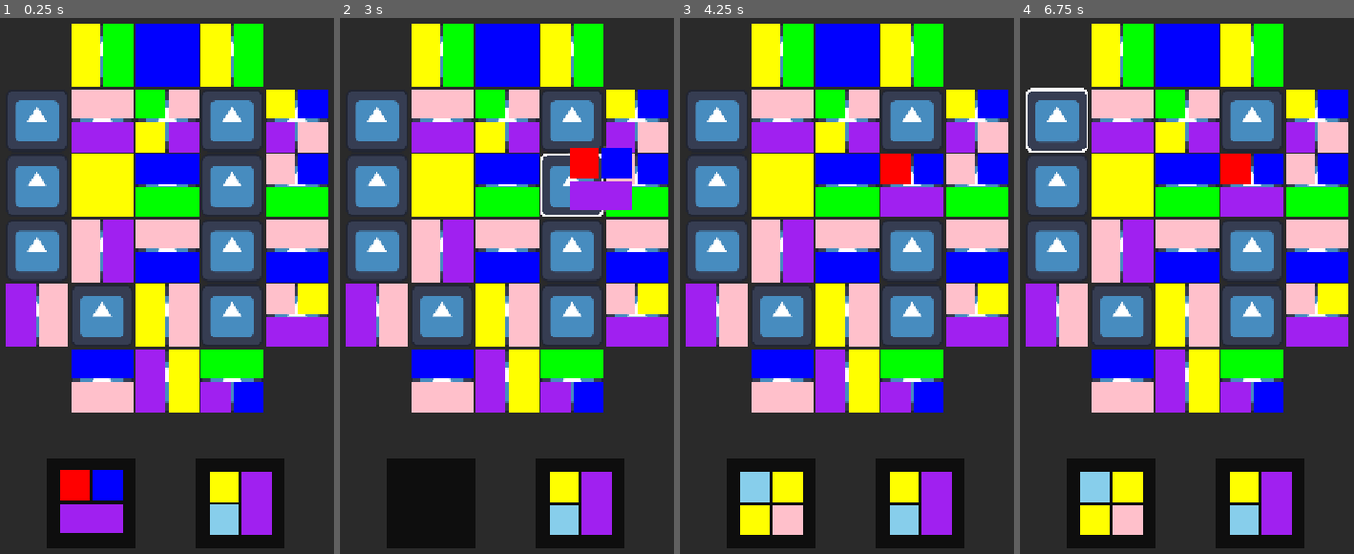
Above: before the commit, frames 1-4 (left to right).
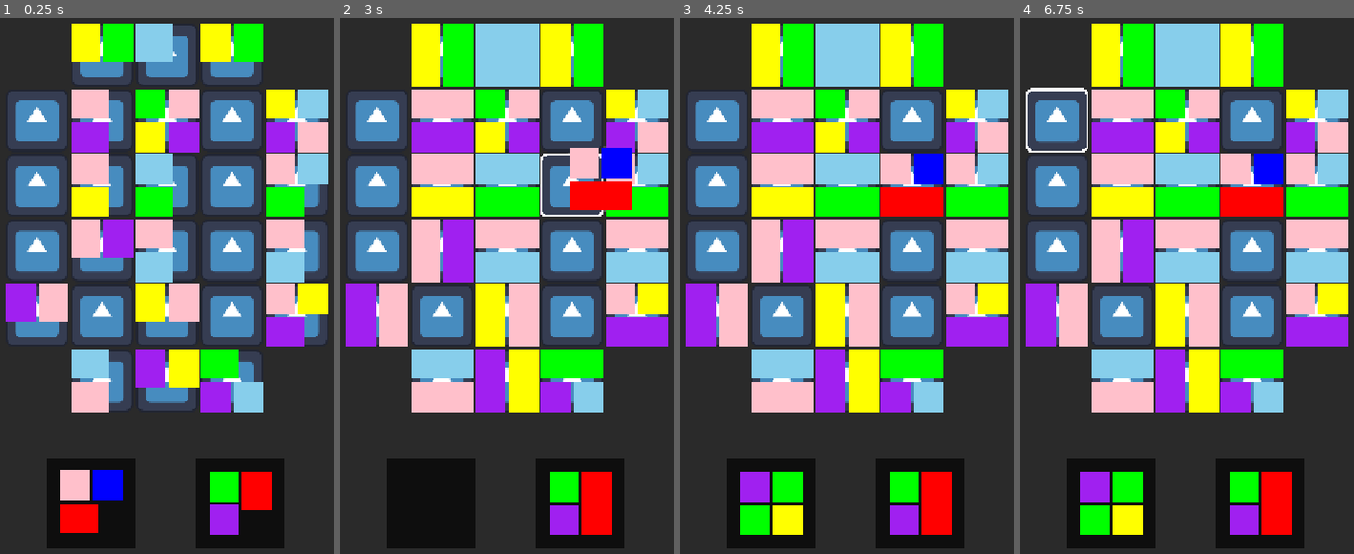
Above: after the commit, the same moments.

Repository: Jooky4/Puzzle-Jam
Game: Godot game, scene res://Scenes/Level/level.tscn
The game is run twice, just before and just after one commit, with the same random seed, the same clock (stepped at 60 frames per second) and the same inputs. The engine's default icon, where the game draws it, is replaced by a stand-in: a white triangle on a blue panel in a dark square.
Inputs (mouse positions are in pixels of both pictures, inside the frame that each line leads up to):
- Up to frame 1 (0.25 s): no input
- Up to frame 2 (3 s): click (430, 500) at 0.52 s; click (430, 505) at 1.27 s; click (430, 505) at 2.02 s; tap Enter at 2.75 s; move the mouse to (600, 178) at 2.77 s; click (600, 178) at 2.92 s
- Up to frame 3 (4.25 s): tap Space at 3.5 s; move the mouse to (760, 253) at 3.52 s; click (760, 253) at 3.67 s
- Up to frame 4 (6.75 s): tap Enter at 4.25, 5.75 s; move the mouse to (1227, 50) at 4.27 s; click (1227, 50) at 4.42 s; tap Space at 5, 6.5 s; move the mouse to (1163, 371) at 5.02 s; click (1163, 371) at 5.17 s; move the mouse to (1313, 334) at 5.77 s; click (1313, 334) at 5.92 s; move the mouse to (1056, 103) at 6.52 s; click (1056, 103) at 6.67 s

The runs differ from the first frame. In frame 1, 22% of the frame differs, in the area x 1-99%, y 1-97%; in frame 2, 13%; in frame 3, 15%; in frame 4, 15%.

Commit message:
update game

Diff:
--- a/Scenes/Block/block.gd
+++ b/Scenes/Block/block.gd
@@ -1,11 +1,13 @@
 extends Control
 
 @onready var arr_blocs = [$Small_block_1, $Small_block_2, $Small_block_3, $Small_block_4]
-@onready var BLOCK_COLORS = [0, 0, 0, 0]
+@onready var BLOCK_COLORS : Array = [0, 0, 0, 0]
 
 @onready var can_take_block : bool = true
 @onready var follow_mouse : bool = false
 @onready var button = $Button
+
+var count_block = 0
 
 func _process(_delta):
 	if follow_mouse:
@@ -64,33 +66,129 @@
 
 	arr_color.shuffle()
 
+	BLOCK_COLORS = arr_color
+	set_reate_compain(BLOCK_COLORS)
+
+func set_reate_compain(arr_color) -> void:
 	$Small_block_1/ColorRect.color = LevelManager.COLOR_BLOCK[arr_color[0]]
 	$Small_block_2/ColorRect.color = LevelManager.COLOR_BLOCK[arr_color[1]]
 	$Small_block_3/ColorRect.color = LevelManager.COLOR_BLOCK[arr_color[2]]
 	$Small_block_4/ColorRect.color = LevelManager.COLOR_BLOCK[arr_color[3]]
-	BLOCK_COLORS = arr_color
-	set_reate_compain(BLOCK_COLORS)
-
-func set_reate_compain(arr_color) -> void:
 	if are_all_elements_equal(arr_color):
+		arr_blocs[0].visible = true
 		arr_blocs[1].visible = false
 		arr_blocs[2].visible = false
 		arr_blocs[3].visible = false
-		arr_blocs[0].anchors_preset = PRESET_FULL_RECT
+		create_tween().tween_property(arr_blocs[0], "custom_minimum_size", Vector2(105, 105), 1)
+		count_block = 1
 
 	else:
 		if arr_color[0] == arr_color[1]:
+			arr_blocs[0].visible = true
 			arr_blocs[1].visible = false
-			arr_blocs[0].custom_minimum_size = Vector2(105, 50)
+			create_tween().tween_property(arr_blocs[0], "custom_minimum_size", Vector2(105, 50), 1)
+			#arr_blocs[0].custom_minimum_size = Vector2(105, 50)
 
 		if arr_color[2] == arr_color[3]:
+			arr_blocs[2].visible = true
 			arr_blocs[3].visible = false
-			arr_blocs[2].custom_minimum_size = Vector2(105, 50)
+			create_tween().tween_property(arr_blocs[2], "custom_minimum_size", Vector2(105, 50), 1)
+			#arr_blocs[2].custom_minimum_size = Vector2(105, 50)
 
 		if arr_color[0] == arr_color[2]:
+			arr_blocs[0].visible = true
 			arr_blocs[2].visible = false
-			arr_blocs[0].custom_minimum_size = Vector2(50, 105)
+			create_tween().tween_property(arr_blocs[0], "custom_minimum_size", Vector2(50, 105), 1)
+			#arr_blocs[0].custom_minimum_size = Vector2(50, 105)
 
 		if arr_color[1] == arr_color[3]:
+			arr_blocs[1].visible = true
 			arr_blocs[3].visible = false
-			arr_blocs[1].custom_minimum_size = Vector2(50, 105)
+			create_tween().tween_property(arr_blocs[1], "custom_minimum_size", Vector2(50, 105), 1)
+			#arr_blocs[1].custom_minimum_size = Vector2(50, 105)
+
+		var unique_dict = {}
+		for color in arr_color:
+			unique_dict[color] = true
+		count_block = unique_dict.keys().size()
+
+		if arr_blocs[0].visible and arr_blocs[1].visible and arr_blocs[2].visible and arr_blocs[3].visible:
+			count_block = 4
+
+
+func update_block(delete_color, direction) -> void:
+	print()
+	print(BLOCK_COLORS, "   ", direction)
+	for i in range(BLOCK_COLORS.size()):
+		if BLOCK_COLORS[i] == 0:
+			print(count_block)
+			if count_block == 1:
+				self.get_parent().free_block()
+				self.queue_free()
+				return
+
+			elif count_block == 2:
+				for k in BLOCK_COLORS:
+					if BLOCK_COLORS.count(k) == 2:
+						BLOCK_COLORS = [k, k, k, k]
+						break
+				break
+
+			elif count_block == 3:
+				for j in range(BLOCK_COLORS.size()):
+					if BLOCK_COLORS[j] == delete_color:
+						BLOCK_COLORS[j] = 0
+
+				if BLOCK_COLORS[0] == 0 and BLOCK_COLORS[3] == 0:
+					BLOCK_COLORS[0] = BLOCK_COLORS[1]
+					BLOCK_COLORS[3] = BLOCK_COLORS[2]
+				elif BLOCK_COLORS[1] == 0 and BLOCK_COLORS[2] == 0:
+					BLOCK_COLORS[1] = BLOCK_COLORS[0]
+					BLOCK_COLORS[2] = BLOCK_COLORS[3]
+				elif BLOCK_COLORS[0] == 0 and BLOCK_COLORS[2] == 0:
+					BLOCK_COLORS[0] = BLOCK_COLORS[1]
+					BLOCK_COLORS[2] = BLOCK_COLORS[3]
+				elif BLOCK_COLORS[1] == 0 and BLOCK_COLORS[3] == 0:
+					BLOCK_COLORS[1] = BLOCK_COLORS[0]
+					BLOCK_COLORS[3] = BLOCK_COLORS[2]
+				elif BLOCK_COLORS[0] == 0 and BLOCK_COLORS[1] == 0:
+					BLOCK_COLORS[0] = BLOCK_COLORS[2]
+					BLOCK_COLORS[1] = BLOCK_COLORS[3]
+				elif BLOCK_COLORS[1] == 0 and BLOCK_COLORS[2] == 0:
+					BLOCK_COLORS[1] = BLOCK_COLORS[0]
+					BLOCK_COLORS[2] = BLOCK_COLORS[3]
+				elif BLOCK_COLORS[2] == 0 and BLOCK_COLORS[3] == 0:
+					BLOCK_COLORS[2] = BLOCK_COLORS[0]
+					BLOCK_COLORS[3] = BLOCK_COLORS[1]
+				else:
+					for k in range(BLOCK_COLORS.size()):
+						if BLOCK_COLORS.count(BLOCK_COLORS[k]) == 1 and BLOCK_COLORS[k] != 0:
+							BLOCK_COLORS[i] = BLOCK_COLORS[k]
+							break
+				break
+
+			elif count_block == 4:
+				if i == 0:
+					if direction == "up":
+						BLOCK_COLORS[i] = BLOCK_COLORS[2]
+					elif direction == "left":
+						BLOCK_COLORS[i] = BLOCK_COLORS[1]
+				elif i == 1:
+					if direction == "up":
+						BLOCK_COLORS[i] = BLOCK_COLORS[3]
+					elif direction == "right":
+						BLOCK_COLORS[i] = BLOCK_COLORS[0]
+				elif i == 2:
+					if direction == "down":
+						BLOCK_COLORS[i] = BLOCK_COLORS[0]
+					elif direction == "left":
+						BLOCK_COLORS[i] = BLOCK_COLORS[3]
+				elif i == 3:
+					if direction == "down":
+						BLOCK_COLORS[i] = BLOCK_COLORS[1]
+					elif direction == "right":
+						BLOCK_COLORS[i] = BLOCK_COLORS[2]
+				break
+
+	print(BLOCK_COLORS)
+	set_reate_compain(BLOCK_COLORS)
--- a/Scenes/Block/empty_block.gd
+++ b/Scenes/Block/empty_block.gd
@@ -28,3 +28,8 @@
 	if can_drop_block:
 		select = false
 		$TextureRect.use_parent_material = true
+
+func free_block() -> void:
+	can_drop_block = true
+	active = true
+	select = false
--- a/Scenes/Global/Level_manager.gd
+++ b/Scenes/Global/Level_manager.gd
@@ -3,32 +3,43 @@
 var CURRENT_LVL = 1
 
 var COLOR_BLOCK = {
-	11: Color.GREEN,
-	12: Color.SKY_BLUE,
-	13: Color.BLUE,
+	10: Color.SKY_BLUE,
+	11: Color.PURPLE,
+	12: Color.BLUE,
+	13: Color.GREEN,
 	14: Color.YELLOW,
-	15: Color.PINK,
-	16: Color.PURPLE,
-	17: Color.RED,
-	18: Color.BROWN
+	15: Color.RED,
+	16: Color.PINK,
+	17: Color.BROWN
 }
 
-var LVL_1_COLOR = [[[3, 3, 3, 3], null, [3, 3, 3, 3]],
-				   [[6, 6, 6, 6], [1, 1, 1, 1], [6, 6, 6, 6]],
-				   [[5, 5, 5, 5], [6, 6, 6, 6], [4, 4, 4, 4]]]
+var LVL_62 = [
+	[[-1, -1, -1, -1], [0, 0, 0, 0], [10, 12, 13, 15], [0, 0, 0, 0], [14, 13, 14, 15], [-1, -1, -1, -1]],
+	[[15, 11, 14, 13], [16, 16, 12, 13], [17, 14, 15, 14], [15, 10, 13, 14], [11, 10, 15, 13], [0, 0, 0, 0]],
+	[[16, 15, 11, 11], [0, 0, 0, 0], [0, 0, 0, 0], [0, 0, 0, 0], [14, 15, 17, 12], [10, 13, 11, 12]],
+	[[0, 0, 0, 0], [13, 14, 10, 11], [12, 10, 16, 10], [0, 0, 0, 0], [14, 14, 14, 14], [17, 16, 17, 16]],
+	[[12, 16, 14, 16], [12, 14, 11, 11], [11, 17, 15, 17], [12, 13, 12, 11], [16, 15, 14, 14], [12, 12, 17, 13]],
+	[[-1, -1, -1, -1], [14, 14, 12, 15], [0, 0, 0, 0], [11, 10, 15, 14], [17, 16, 12, 12], [-1, -1, -1, -1]],
+]
 
-var LVL_3_COLOR = [[null, null, null, null, null],
-				   [null, null, [3, 6, 1, 6], [3, 5, 1, 5], null],
-				   [null, [6, 4, 6, 3], [3, 3, 6, 1], null, [5, 1, 4, 4]],
-				   [null, [5, 1, 6, 6], null, null, null],
-				   [null, null, null, null, null]]
+var LVL_30 = [
+	[[-1, -1, -1, -1], [10, 14, 13, 14], [17, 10, 11, 14], [15, 15, 16, 16], [13, 17, 15, 17], [0, 0, 0, 0]],
+	[[-1, -1, -1, -1], [0, 0, 0, 0], [0, 0, 0, 0], [10, 15, 12, 12], [16, 16, 16, 16], [10, 10, 10, 10]],
+	[[-1, -1, -1, -1], [0, 0, 0, 0], [17, 13, 17, 11], [0, 0, 0, 0], [15, 15, 16, 10], [0, 0, 0, 0]],
+	[[-1, -1, -1, -1], [10, 12, 10, 12], [0, 0, 0, 0], [11, 11, 17, 17], [10, 17, 12, 17], [0, 0, 0, 0]],
+	[[-1, -1, -1, -1], [11, 11, 12, 15], [0, 0, 0, 0], [12, 13, 12, 13], [0, 0, 0, 0], [10, 14, 10, 14]],
+	[[-1, -1, -1, -1], [-1, -1, -1, -1], [-1, -1, -1, -1], [-1, -1, -1, -1], [-1, -1, -1, -1], [-1, -1, -1, -1]]
+]
 
-var LVL_24 = [[[-1, -1, -1, -1], [-1, -1, -1, -1], [14, 11, 14, 11], [13, 13, 13, 13], [14, 11, 14, 11], [-1, -1, -1, -1]],
-			  [[-1, -1, -1, -1], [0, 0, 0, 0], [15, 15, 16, 16], [11, 15, 14, 16], [0, 0, 0, 0], [14, 13, 16, 15]],
-			  [[-1, -1, -1, -1], [0, 0, 0, 0], [14, 14, 14, 14], [13, 13, 11, 11], [0, 0, 0, 0], [15, 13, 11, 11]],
-			  [[-1, -1, -1, -1], [0, 0, 0, 0], [15, 16, 15, 16], [15, 15, 13, 13], [0, 0, 0, 0], [15, 15, 13, 13]],
-			  [[-1, -1, -1, -1], [16, 15, 16, 15], [0, 0, 0, 0], [14, 15, 14, 15], [0, 0, 0, 0], [15, 14, 16, 16]],
-			  [[-1, -1, -1, -1], [-1, -1, -1, -1], [13, 13, 15, 15], [16, 14, 16, 14], [11, 11, 16, 13], [-1, -1, -1, -1]]]
+var LVL_24 = [
+	[[-1, -1, -1, -1], [-1, -1, -1, -1], [14, 13, 14, 13], [10, 10, 10, 10], [14, 13, 14, 13], [-1, -1, -1, -1]],
+	[[-1, -1, -1, -1], [0, 0, 0, 0], [16, 16, 11, 11], [13, 16, 14, 11], [0, 0, 0, 0], [14, 10, 11, 16]],
+	[[-1, -1, -1, -1], [0, 0, 0, 0], [16, 16, 14, 14], [10, 10, 13, 13], [0, 0, 0, 0], [16, 10, 13, 13]],
+	[[-1, -1, -1, -1], [0, 0, 0, 0], [16, 11, 16, 11], [16, 16, 10, 10], [0, 0, 0, 0], [16, 16, 10, 10]],
+	[[-1, -1, -1, -1], [11, 16, 11, 16], [0, 0, 0, 0], [14, 16, 14, 16], [0, 0, 0, 0], [16, 14, 11, 11]],
+	[[-1, -1, -1, -1], [-1, -1, -1, -1], [10, 10, 16, 16], [11, 14, 11, 14], [13, 13, 11, 10], [-1, -1, -1, -1]]
+]
+
 
 func get_random_color():
 	var keys = COLOR_BLOCK.keys()
--- a/Scenes/Level/level.gd
+++ b/Scenes/Level/level.gd
@@ -7,10 +7,12 @@
 @onready var block_for_drop_1 = $UI/VBoxContainer/ColorRect/Block
 @onready var block_for_drop_2 = $UI/VBoxContainer/ColorRect2/Block2
 
+var BLOCK_ARR : Array
 var CURRENT_LEVEL_MATRIX : Array = []
 
 func _ready() -> void:
 	create_level()
+	BLOCK_ARR = block_container.get_children()
 	block_for_drop_1.create_random_color()
 	block_for_drop_2.create_random_color()
 
@@ -18,6 +20,7 @@
 	var drop = false
 	if event is InputEventMouseButton:
 		if event.button_index == MOUSE_BUTTON_LEFT and not event.pressed:
+			var count = 0
 			for i in block_container.get_children():
 				if i.select:
 					if block_for_drop_1.follow_mouse:
@@ -29,7 +32,9 @@
 						buff.create_random_color()
 						block_for_drop_1 = buff
 						update_lvl_matrix()
+						check_matches(count / 6, count % 6)
 						drop = true
+
 					elif block_for_drop_2.follow_mouse:
 						block_for_drop_2.drop_block()
 						i.add_block()
@@ -39,8 +44,10 @@
 						buff.create_random_color()
 						block_for_drop_2 = buff
 						update_lvl_matrix()
+						check_matches(count / 6, count % 6)
 						drop = true
 					break
+				count += 1
 
 			if drop == false:
 				block_for_drop_1.button_up()
@@ -89,3 +96,83 @@
 		else:
 			CURRENT_LEVEL_MATRIX[count / 6][count % 6] = [-1, -1, -1, -1]
 		count += 1
+
+func check_matches(x: int, y: int) -> void:
+	var have_coincidence : bool = false
+	var current_cell = CURRENT_LEVEL_MATRIX[x][y]
+	if current_cell[0] == -1:
+		return  # Неактивная ячейка
+
+	var connections = [
+		[
+			[x-1, y, 2],
+			[x, y-1, 1]
+		],
+		[
+			[x-1, y, 3],
+			[x, y+1, 0]
+		],
+		[
+			[x+1, y, 0],
+			[x, y-1, 3]
+		],
+		[
+			[x+1, y, 1],
+			[x, y+1, 2]
+		]
+	]
+
+	for side in 4:
+		var current_color = current_cell[side]
+		if current_color <= 0:
+			continue
+
+		for connection in connections[side]:
+			var nx = connection[0]
+			var ny = connection[1]
+			var neighbor_side = connection[2]
+
+			if nx < 0 or ny < 0 or nx >= len(CURRENT_LEVEL_MATRIX) or ny >= len(CURRENT_LEVEL_MATRIX[0]):
+				continue
+
+			var neighbor_cell = CURRENT_LEVEL_MATRIX[nx][ny]
+			var neighbor_color = neighbor_cell[neighbor_side]
+
+			if neighbor_color == current_color:
+				#print("Совпадение найдено:")
+				#print("Основной блок: позиция (%d, %d), сторона %d, цвет %d" % [x, y, side, current_color])
+				#print("Соседний блок: позиция (%d, %d), сторона %d, цвет %d" % [nx, ny, neighbor_side, neighbor_color], "   ", neighbor_cell)
+				current_cell[side] = 0
+				neighbor_cell[neighbor_side] = 0
+				CURRENT_LEVEL_MATRIX[y][x] = current_cell
+				CURRENT_LEVEL_MATRIX[ny][nx] = neighbor_cell
+
+				for j in BLOCK_ARR[((x * 6) + y)].get_children():
+					if "Block" in j.name:
+						if x == nx and y > ny:
+							j.update_block(current_color, "left")
+						elif x == nx and y < ny:
+							j.update_block(current_color, "right")
+						elif x > nx and y == ny:
+							j.update_block(current_color, "up")
+						elif x < nx and y == ny:
+							j.update_block(current_color, "down")
+
+				for j in BLOCK_ARR[((nx * 6) + ny)].get_children():
+					if "Block" in j.name:
+						if x == nx and y > ny:
+							j.update_block(neighbor_color, "right")
+						elif x == nx and y < ny:
+							j.update_block(neighbor_color, "left")
+						elif x > nx and y == ny:
+							j.update_block(neighbor_color, "down")
+						elif x < nx and y == ny:
+							j.update_block(neighbor_color, "up")
+
+				update_lvl_matrix()
+				await get_tree().create_timer(1).timeout
+				check_matches(nx, ny)
+				have_coincidence = true
+				break
+	if have_coincidence:
+		check_matches(x, y)
